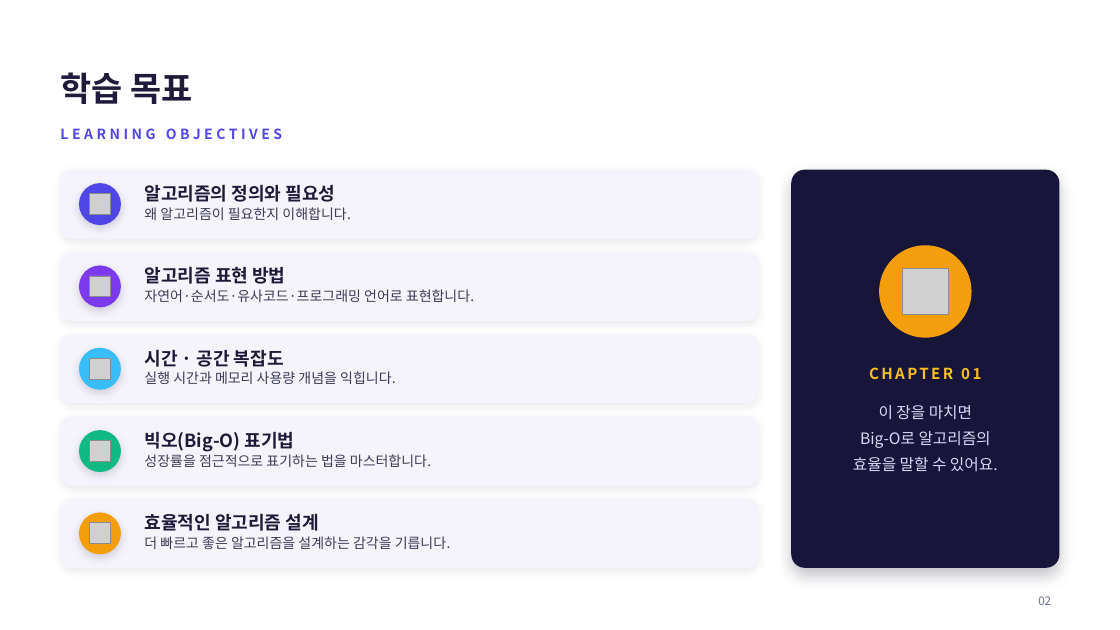
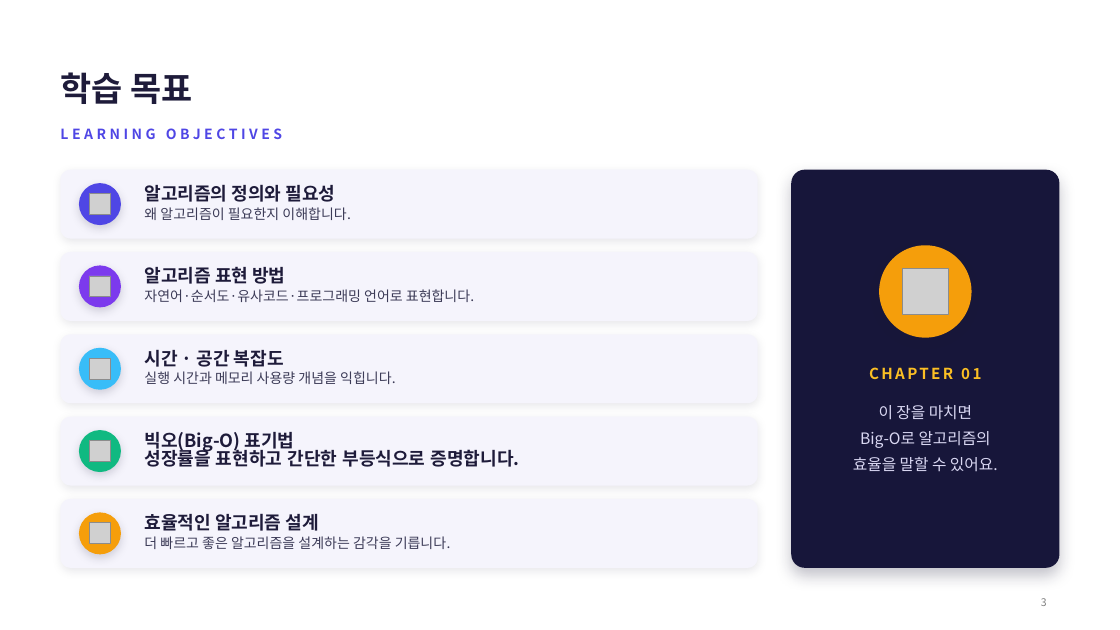
Before and after one commit to Sangdon-Park/Sangdon-Park.github.io, a slide deck: slide 3 of data/알고리즘/1장_알고리즘과_복잡도분석.pptx. Drawn at 1120x630 pixels with LibreOffice and Linux fonts; fonts in the diff are those of the drawing; grey boxes stand for pictures. Boxes give left, top, right and bottom in pixels: in the first picture for what was removed or moved away, otherwise in the second. Text is boxed around its words. In the diff, an @@ line names an element or a change of style, - is before the commit and + after.

```diff
--- a/data/알고리즘/1장_알고리즘과_복잡도분석.pptx
+++ b/data/알고리즘/1장_알고리즘과_복잡도분석.pptx
@@ text at (144,446,520,467): text changed; size 12 to 15.5 pt; text colour #3C3B57 to #1E1B3A; bold on @@
-성장률을 점근적으로 표기하는 법을 마스터합니다.
+성장률을 표현하고 간단한 부등식으로 증명합니다.
@@ text removed at (1038,596,1051,605) @@
-02
@@ text added at (1041,598,1047,606), 9 pt, text #808080 @@
+3
```
Also in this commit, not shown: 47 other slides changed, 44 slides added, 12 slides removed.
